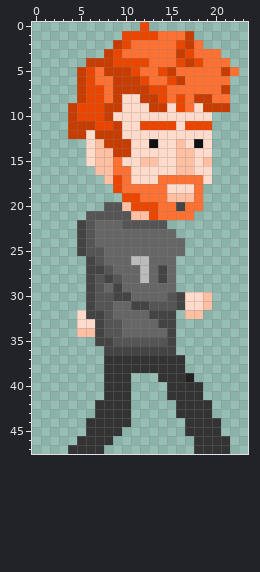
Pixel-art sprite: pfp-game/platforms/browser/www/img/level-0-character-jump.png. Above, as it was before the edit.
The file is 24x48 pixels.
Once edited:
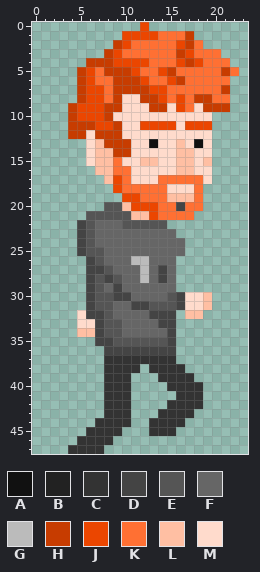
Palette (. is transparent): A #111111  B #222222  C #333333  D #444444  E #555555  F #666666  G #bbbbbb  H #c73c00  J #eb4600  K #ff7033  L #ffbfa3  M #ffdbcc
What changed:
@@ x 0..23 @@
 36 ........DDDDDDDD........
-37 ........CCCCCCCCC.......
-38 ........CCCCCCCCC.......
-39 ........CCC...CCCB......
+37 ........CCCCCCCC........
+38 ........CCCC.CCCC.......
+39 ........CCC...CCCC......
 40 ........CCC....CCCC.....
-41 ........CCC....CCCC.....
-42 .......CCCC.....CCCC....
-43 .......CCCC.....CCCC....
-44 ......CCCCC......CCCC...
-45 ......CCCC.......CCCC...
-46 .....CCCC.........CCCC..
-47 ....CCCC..........CCCC..
+41 ........CCC.....CCC.....
+42 ........CCC....CCCC.....
+43 ........CCC...CCCC......
+44 .......CCCC..CCCC.......
+45 ......CCCC...CCC........
+46 .....CCCC...............
+47 ....CCCC................
Pixel boxes of the changes (left, top, right, bottom) in both pictures:
changed: (140, 355, 230, 454)
erased: (86, 400, 104, 427)
